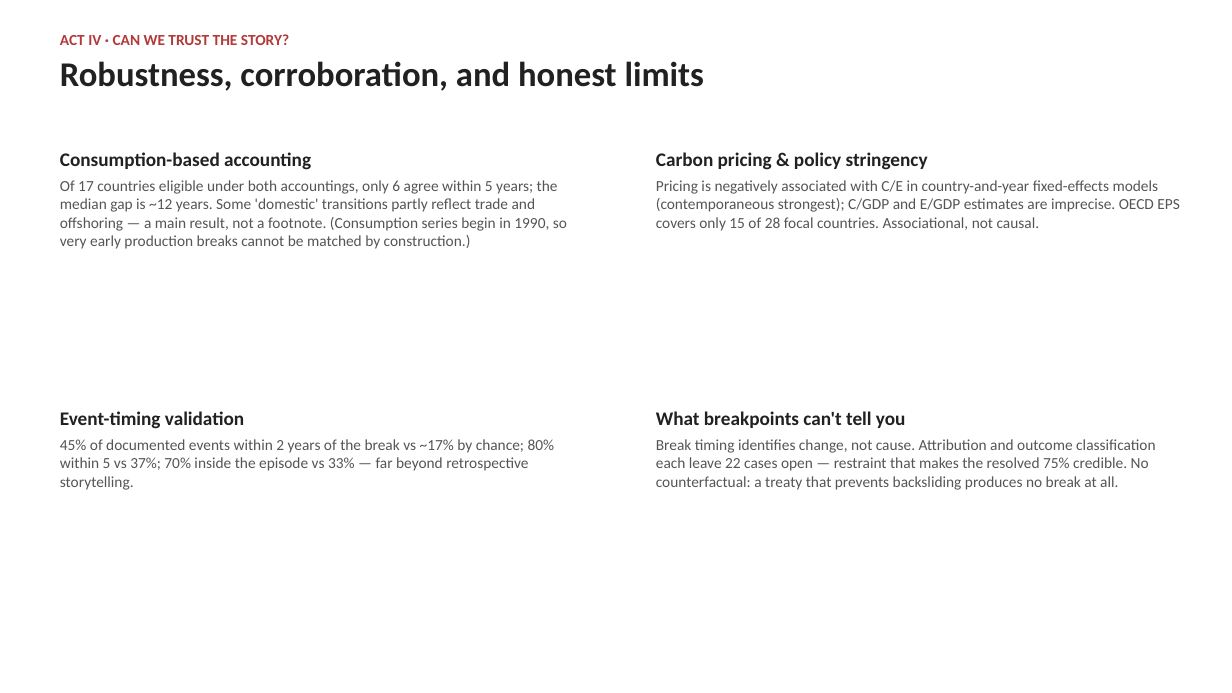
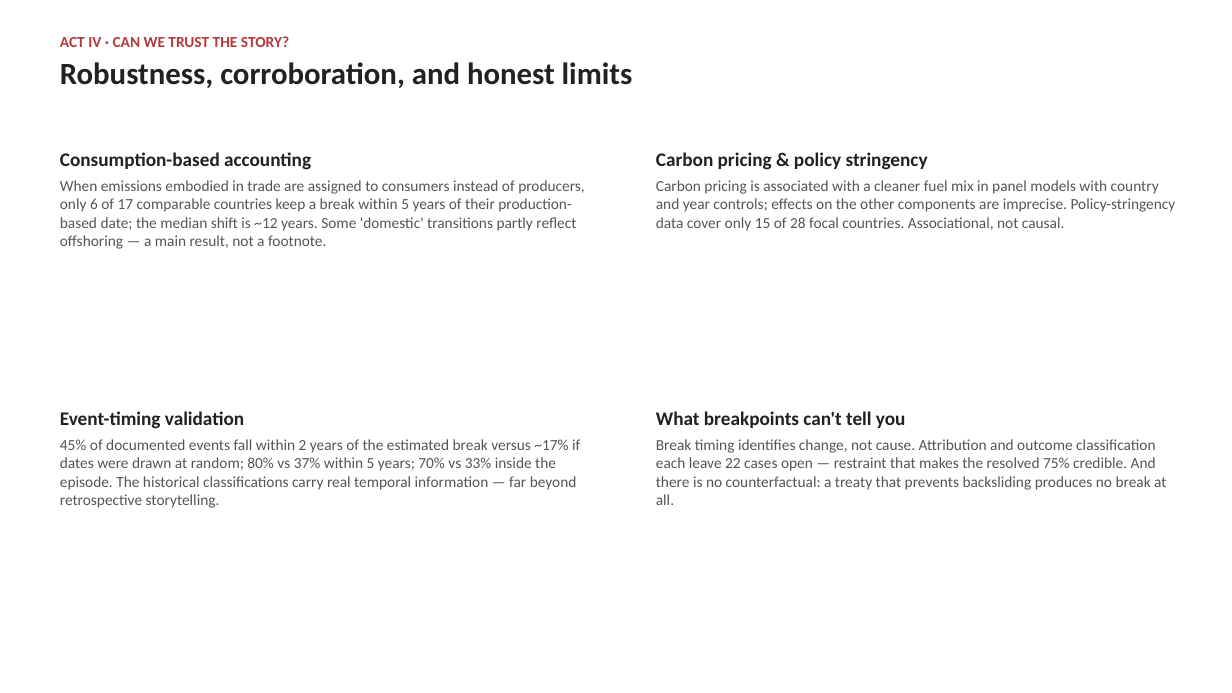
Before and after one commit to cwejnert/HDI-Happiness, a slide deck: slide 20 of carbon_breakpoints_takeaway_figures/what_bends_the_curve_final.pptx. Drawn at 1232x693 pixels with LibreOffice and Linux fonts; fonts in the diff are those of the drawing. Boxes give left, top, right and bottom in pixels: in the first picture for what was removed or moved away, otherwise in the second. Text is boxed around its words. In the diff, an @@ line names an element or a change of style, - is before the commit and + after.

```diff
--- a/carbon_breakpoints_takeaway_figures/what_bends_the_curve_final.pptx
+++ b/carbon_breakpoints_takeaway_figures/what_bends_the_curve_final.pptx
@@ text at [60, 62, 633, 88]: size 27 to 24 pt in "Robustness, corroboration, and honest limits" @@
@@ text at [60, 180, 585, 249]: text changed @@
-Of 17 countries eligible under both accountings, only 6 agree within 5 years; the median gap is ~12 years. Some 'domestic' transitions partly reflect trade and offshoring — a main result, not a footnote. (Consumption series begin in 1990, so very early production breaks cannot be matched by construction.)
+When emissions embodied in trade are assigned to consumers instead of producers, only 6 of 17 comparable countries keep a break within 5 years of their production-based date; the median shift is ~12 years. Some 'domestic' transitions partly reflect offshoring — a main result, not a footnote.
@@ text at [656, 180, 1176, 231]: text changed @@
-Pricing is negatively associated with C/E in country-and-year fixed-effects models (contemporaneous strongest); C/GDP and E/GDP estimates are imprecise. OECD EPS covers only 15 of 28 focal countries. Associational, not causal.
+Carbon pricing is associated with a cleaner fuel mix in panel models with country and year controls; effects on the other components are imprecise. Policy-stringency data cover only 15 of 28 focal countries. Associational, not causal.
@@ text at [60, 439, 580, 508]: text changed @@
-45% of documented events within 2 years of the break vs ~17% by chance; 80% within 5 vs 37%; 70% inside the episode vs 33% — far beyond retrospective storytelling.
+45% of documented events fall within 2 years of the estimated break versus ~17% if dates were drawn at random; 80% vs 37% within 5 years; 70% vs 33% inside the episode. The historical classifications carry real temporal information — far beyond retrospective storytelling.
@@ text at [656, 439, 1166, 505]: text changed @@
-Break timing identifies change, not cause. Attribution and outcome classification each leave 22 cases open — restraint that makes the resolved 75% credible. No counterfactual: a treaty that prevents backsliding produces no break at all.
+Break timing identifies change, not cause. Attribution and outcome classification each leave 22 cases open — restraint that makes the resolved 75% credible. And there is no counterfactual: a treaty that prevents backsliding produces no break at all.
```
Also in this commit, not shown: 15 other slides changed, 5 slides added, 5 slides removed, 2 other files.
